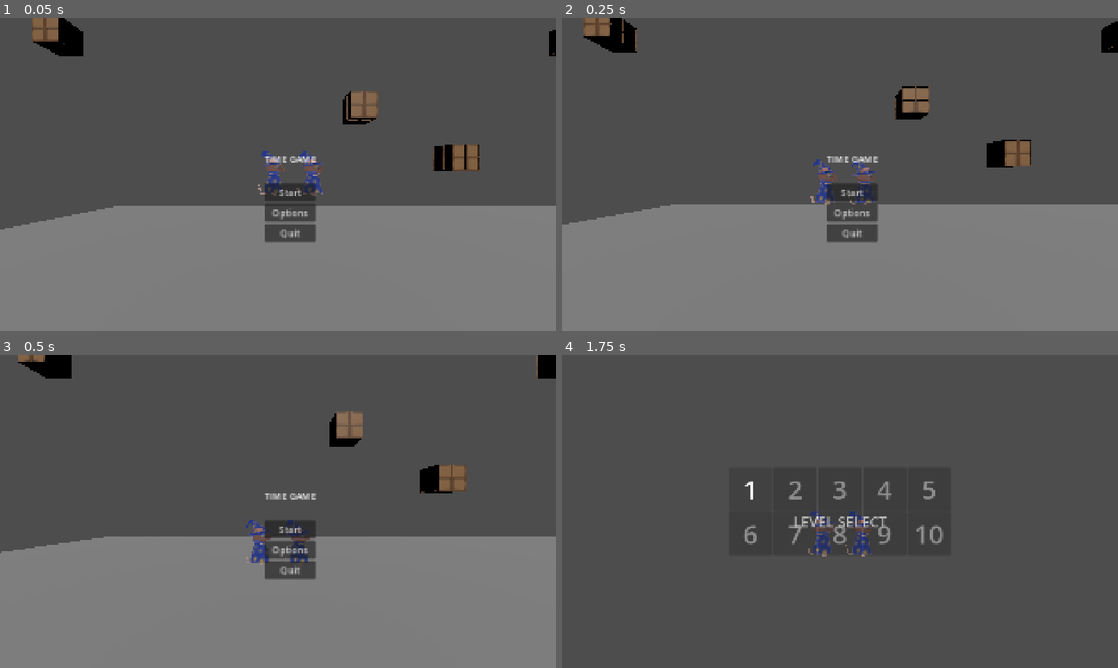
Above: before the commit, frames 1-4 (two rows, left to right).
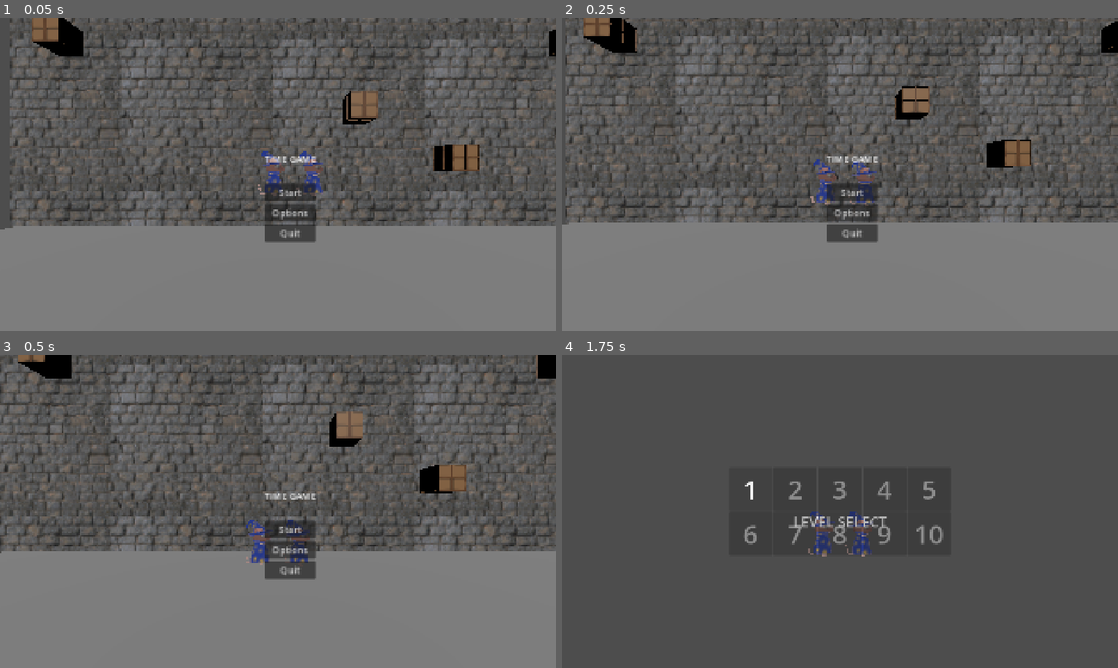
Above: after the commit, the same moments.

Repository: ARandomGuyTH/awh-rats
Game: Godot game, scene res://scenes/main/main.tscn
Same seed, same stepped clock (60 frames per second), same inputs: the game is played once before the commit and once after it.
Inputs:
- Up to frame 1 (0.05 s): no input
- Up to frame 2 (0.25 s): no input
- Up to frame 3 (0.5 s): no input
- Up to frame 4 (1.75 s): click "Start" at 0.5 s; click "1" at 1.25 s

The runs differ from the first frame. In frame 1, 16% of the frame differs, in the area x 1-100%, y 0-67%; in frame 2, 15%; in frame 3, 15%; in frame 4, nothing differs.

Commit message:
bricks

Diff:
--- a/scenes/levels/test_level.tscn
+++ b/scenes/levels/test_level.tscn
@@ -1,6 +1,7 @@
 [gd_scene format=3 uid="uid://cqs6fq0y2kcux"]
 
 [ext_resource type="Script" uid="uid://mch6ywhqvbxs" path="res://scenes/main/resettable.gd" id="1_jbqir"]
+[ext_resource type="PackedScene" uid="uid://d8y1o4nmtvi7" path="res://scenes/objects/brickWall.tscn" id="2_fr1um"]
 [ext_resource type="PackedScene" uid="uid://bujf0ilydvabd" path="res://scenes/reversable/box/Box.tscn" id="2_yautc"]
 
 [sub_resource type="BoxShape3D" id="BoxShape3D_gpje5"]
@@ -12,6 +13,12 @@
 [node name="TestLevel" type="Node3D" unique_id=305942642]
 transform = Transform3D(1, 0, 0, 0, 1, 0, 0, 0, 1, 0, -1.1530457, 0)
 script = ExtResource("1_jbqir")
+
+[node name="Node3D" parent="." unique_id=53726933 instance=ExtResource("2_fr1um")]
+transform = Transform3D(1, 0, 0, 0, 1, 0, 0, 0, 1, 2.6651917, -0.9151764, -3.9184008)
+
+[node name="MeshInstance3D" parent="Node3D" index="0" unique_id=41841136]
+transform = Transform3D(1, 0, 0, 0, 1, 0, 0, 0, 1, 7.2218323, 21.96817, 0)
 
 [node name="StaticBody3D" type="StaticBody3D" parent="." unique_id=260052886]
 
@@ -148,3 +155,5 @@
 
 [node name="Box42" parent="." unique_id=763262910 instance=ExtResource("2_yautc")]
 transform = Transform3D(0.3, 0, 0, 0, 0.3, 0, 0, 0, 0.3, 10.013405, 36.307526, 0)
+
+[editable path="Node3D"]
--- a/scenes/main/world.gd
+++ b/scenes/main/world.gd
@@ -7,7 +7,6 @@
 func _ready() -> void:
 	pass # Replace with function body.
 
-
 # Called every frame. 'delta' is the elapsed time since the previous frame.
 func _process(delta: float) -> void:
 	pass
--- /dev/null
+++ b/scenes/objects/brickWall.tscn
@@ -0,0 +1,18 @@
+[gd_scene format=3 uid="uid://d8y1o4nmtvi7"]
+
+[ext_resource type="Texture2D" uid="uid://cflnledsjlija" path="res://assets/textures/stoneBrickWall.png" id="1_gpmfe"]
+
+[sub_resource type="StandardMaterial3D" id="StandardMaterial3D_nd2uj"]
+albedo_texture = ExtResource("1_gpmfe")
+uv1_scale = Vector3(0.1, 0.1, 0.1)
+uv1_triplanar = true
+
+[sub_resource type="BoxMesh" id="BoxMesh_gpje5"]
+material = SubResource("StandardMaterial3D_nd2uj")
+size = Vector3(54.55304, 44.93634, 1)
+
+[node name="Node3D" type="Node3D" unique_id=53726933]
+
+[node name="MeshInstance3D" type="MeshInstance3D" parent="." unique_id=41841136]
+transform = Transform3D(1, 0, 0, 0, 1, 0, 0, 0, 1, 1.0715332, 0.8371582, 0)
+mesh = SubResource("BoxMesh_gpje5")
Binary file changed: assets/plank.glb
Binary file added: assets/plank_plank.png
Not shown, added: assets/plank_plank.png.import
Binary file added: assets/textures/stoneBrickWall.png
Not shown, added: assets/textures/stoneBrickWall.png.import
